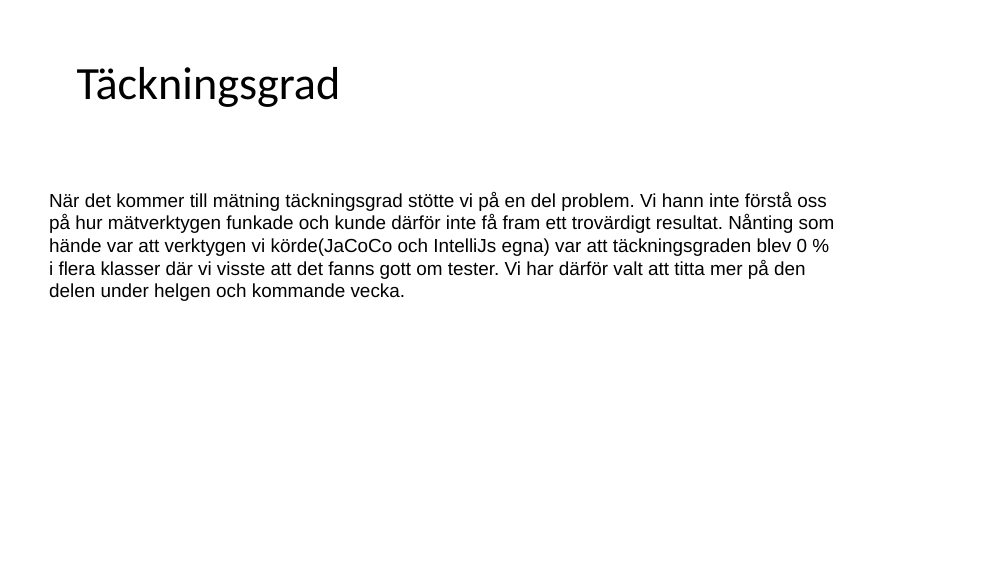
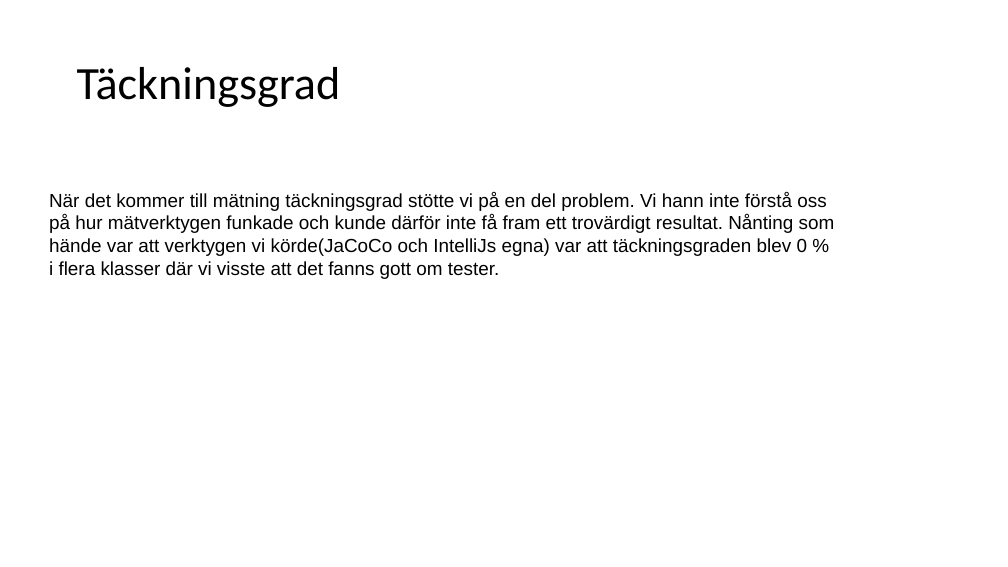
Before and after one commit to Pontussand/INTE2016Project, a slide deck: slide 31 of reports/Slutredovisning/slutredovisning_grupp2.odp. Drawn at 1008x567 pixels with LibreOffice and Linux fonts; fonts in the diff are those of the drawing. Boxes give left, top, right and bottom in pixels: in the first picture for what was removed or moved away, otherwise in the second. Text is boxed around its words. In the diff, an @@ line names an element or a change of style, - is before the commit and + after.

Commit message:
changes to presentation

```diff
--- a/reports/Slutredovisning/slutredovisning_grupp2.odp
+++ b/reports/Slutredovisning/slutredovisning_grupp2.odp
@@ text at [49, 192, 835, 279]: text changed @@
-När det kommer till mätning täckningsgrad stötte vi på en del problem. Vi hann inte förstå oss på hur mätverktygen funkade och kunde därför inte få fram ett trovärdigt resultat. Nånting som hände var att verktygen vi körde(JaCoCo och IntelliJs egna) var att täckningsgraden blev 0 % i flera klasser där vi visste att det fanns gott om tester. Vi har därför valt att titta mer på den delen under helgen och kommande vecka.
+När det kommer till mätning täckningsgrad stötte vi på en del problem. Vi hann inte förstå oss på hur mätverktygen funkade och kunde därför inte få fram ett trovärdigt resultat. Nånting som hände var att verktygen vi körde(JaCoCo och IntelliJs egna) var att täckningsgraden blev 0 % i flera klasser där vi visste att det fanns gott om tester.
```
Also in this commit, not shown: 1 other slide changed, 1 slide removed, 1 other file.
